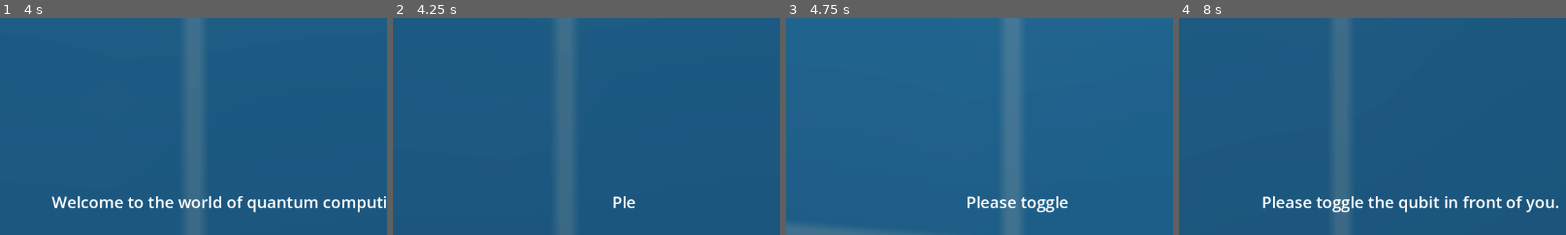
Above: before the commit, frames 1-4 (left to right).
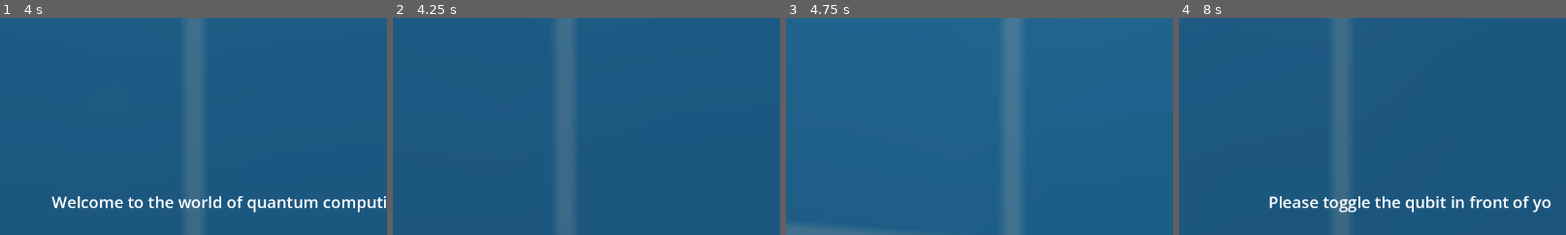
Above: after the commit, the same moments.

Repository: tdejong00/qugame
Game: Godot game, scene res://scenes/levels/tutorial/tutorial.tscn
Two runs of this game, one before a commit and one after it. Both use one fixed random seed, a clock stepped at 60 frames per second and the inputs below.
Inputs (mouse positions are % of the whole screen's width and height, from its top left):
- Up to frame 1 (4 s): tap Enter at 0.5 s; move the mouse to (55, 50) at 0.52 s; hold W (move_up) from 0.53 s (still down); tap F (interact) at 0.6, 2.1, 3.6 s; tap Space (jump) at 0.77, 1.52, 3.02, 3.5, 3.77 s; move the mouse to (45, 50) at 1.27 s; tap Shift (sprint) at 1.35, 2.85 s; move the mouse to (52, 48) at 2.02 s; move the mouse to (49, 52) at 2.77 s; move the mouse to (57, 51) at 3.52 s
- Up to frame 2 (4.25 s): keep holding W (move_up)
- Up to frame 3 (4.75 s): keep holding W (move_up); move the mouse to (42, 49) at 4.27 s; tap Shift (sprint) at 4.35 s; tap Space (jump) at 4.52 s
- Up to frame 4 (8 s): move the mouse to (51, 50) at 5.02 s; tap F (interact) at 5.1, 6.6 s; move the mouse to (46, 48) at 5.77 s; release W (move_up) at 5.78 s; hold D (move_right) 5.78-6.53 s; tap Shift (sprint) at 5.85, 7.35 s; tap Space (jump) at 6.02, 6.77, 7.52 s; move the mouse to (55, 50) at 6.52 s; hold W (move_up) from 6.53 s (still down); move the mouse to (45, 50) at 7.27 s
The pictures show only the part of the screen within x 20-70%, y 50-100%; the shares and areas given below are measured in that part.

Frame 1 is identical in both runs. In frame 2, 0.2% of the frame differs, in the area x 56-63%, y 82-88%; in frame 3, 0.8%; in frame 4, 2.8%, in the area x 21-98%, y 82-90%.

Commit message:
Add imaginary basis states

Diff:
--- a/scenes/levels/main/main.tscn
+++ b/scenes/levels/main/main.tscn
@@ -6,7 +6,7 @@
 [ext_resource type="PackedScene" uid="uid://o2xud88mln6v" path="res://scenes/objects/door/door.tscn" id="3_444qi"]
 [ext_resource type="PackedScene" uid="uid://65xnlas5jt2i" path="res://scenes/objects/quantum_gate_slot/quantum_gate_slot.tscn" id="3_ynpfr"]
 [ext_resource type="MeshLibrary" uid="uid://d555b7hr33n7" path="res://assets/tiles.tres" id="4_1p5pf"]
-[ext_resource type="PackedScene" uid="uid://5ye6f6br2bts" path="res://scenes/ui/user_interface.tscn" id="4_6gjh5"]
+[ext_resource type="PackedScene" uid="uid://5ye6f6br2bts" path="res://scenes/user_interface/user_interface.tscn" id="4_6gjh5"]
 [ext_resource type="PackedScene" uid="uid://e2dv2absvtoc" path="res://scenes/objects/teleporter/teleporter.tscn" id="6_8rnoy"]
 
 [sub_resource type="ProceduralSkyMaterial" id="ProceduralSkyMaterial_gyik4"]
--- a/scenes/objects/qubit/qubit.gd
+++ b/scenes/objects/qubit/qubit.gd
@@ -14,8 +14,10 @@
 enum BasisState {
     ZERO,
     ONE,
-    PLUS,
-    MINUS
+    PLUS_REAL,
+    MINUS_REAL,
+    PLUS_IMAGINARY,
+    MINUS_IMAGINARY
 }
 
 ## Resource path for creating instances of the Qubit scene.
@@ -58,19 +60,7 @@
     if is_gold:
         bloch_sphere_arrow_head.material_override = GOLD_MATERIAL
         bloch_sphere_arrow_body.material_override = GOLD_MATERIAL
-    match initial_state:
-        BasisState.ZERO:
-            alpha = Vector2(1, 0)
-            beta = Vector2(0, 0)
-        BasisState.ONE:
-            alpha = Vector2(0, 0)
-            beta = Vector2(1, 0)
-        BasisState.PLUS:
-            alpha = Vector2(1 / sqrt(2), 0)
-            beta = Vector2(1 / sqrt(2), 0)
-        BasisState.MINUS:
-            alpha = Vector2(1 / sqrt(2), 0)
-            beta = Vector2(-1 / sqrt(2), 0)
+    set_state(initial_state)
     propagate()
 
 
@@ -100,6 +90,30 @@
 ## Determines whether the qubit represents |1⟩.
 func is_one() -> bool:
     return alpha.is_zero_approx() and beta.is_equal_approx(Vector2.RIGHT)
+
+
+## Sets the state of the qubit to one of the predefined basis states.
+func set_state(basis_state: BasisState) -> void:
+    match initial_state:
+        BasisState.ZERO:
+            alpha = Vector2(1, 0)
+            beta = Vector2(0, 0)
+        BasisState.ONE:
+            alpha = Vector2(0, 0)
+            beta = Vector2(1, 0)
+        BasisState.PLUS_REAL:
+            alpha = Vector2(1 / sqrt(2), 0)
+            beta = Vector2(1 / sqrt(2), 0)
+        BasisState.MINUS_REAL:
+            alpha = Vector2(1 / sqrt(2), 0)
+            beta = Vector2(-1 / sqrt(2), 0)
+        BasisState.PLUS_IMAGINARY:
+            alpha = Vector2(1 / sqrt(2), 0)
+            beta = Vector2(0, 1 / sqrt(2))
+        BasisState.MINUS_IMAGINARY:
+            alpha = Vector2(1 / sqrt(2), 0)
+            beta = Vector2(0, -1 / sqrt(2))
+            pass
 
 
 ## Updates the polar angle and relative phase of the qubit
--- a/scenes/ui/user_interface.gd
+++ b/scenes/user_interface/user_interface.gd
@@ -20,7 +20,6 @@
     SignalBus.show_hotbar.connect(_on_show_hotbar)
     SignalBus.hide_hotbar.connect(_on_hide_hotbar)
     SignalBus.display_dialogue.connect(_on_display_dialogue)
-    SignalBus.dialogue_finished.connect(_on_dialogue_finished)
     SignalBus.interaction_label_changed.connect(_on_interaction_label_changed)
     SignalBus.restrictions_updated.connect(_on_restrictions_updated)
     SignalBus.fade_out.connect(_on_fade_out)
@@ -97,17 +96,14 @@
 
     _is_displaying_dialogue = false
     _stop_displaying_dialogue = false
-    SignalBus.dialogue_finished.emit()
 
-
-## Clears the dialogue after a delay.
-func _on_dialogue_finished() -> void:
     await get_tree().create_timer(DIALOGUE_DELAY).timeout
     # FIXME: it is possible that the dialogue gets cleared
     #        too early, when this message was ended prematurely
     #        and the next message ended before this timer ran out.
     if not _is_displaying_dialogue:
         _dialogue_label.text = ""
+        SignalBus.dialogue_finished.emit()
 
 
 ## Displays the specified interaction text.
--- a/scenes/ui/user_interface.tscn
+++ b/scenes/user_interface/user_interface.tscn
@@ -1,6 +1,6 @@
 [gd_scene load_steps=6 format=3 uid="uid://5ye6f6br2bts"]
 
-[ext_resource type="Script" path="res://scenes/ui/user_interface.gd" id="1_w7rwt"]
+[ext_resource type="Script" path="res://scenes/user_interface/user_interface.gd" id="1_w7rwt"]
 
 [sub_resource type="Animation" id="Animation_aeeye"]
 length = 0.001
